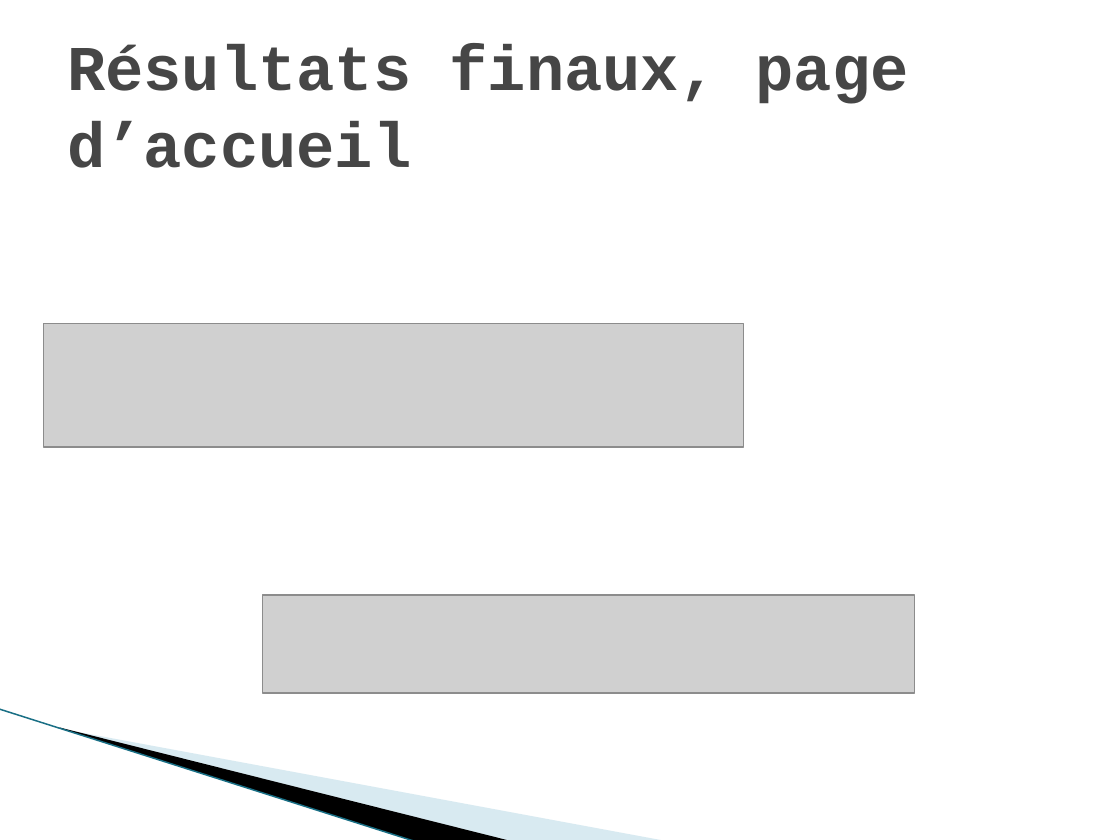
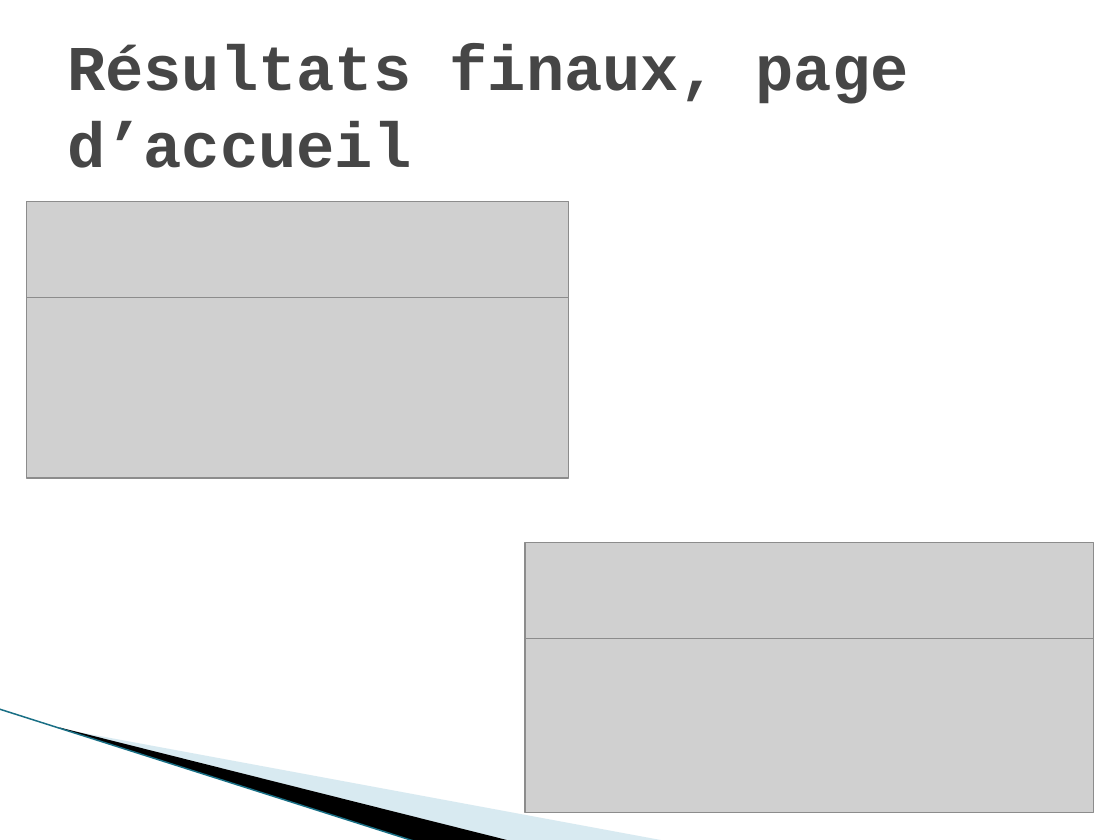
Before and after one commit to gwenaelgressier/GwenaelGressier_04_28022022, a slide deck: slide 21 of Rapport audit.pptx (slide 23 before the commit). Drawn at 1120x840 pixels with LibreOffice and Linux fonts; fonts in the diff are those of the drawing; grey boxes stand for pictures; background and template pictures are left out. Boxes give left, top, right and bottom in pixels: in the first picture for what was removed or moved away, otherwise in the second. Text is boxed around its words. In the diff, an @@ line names an element or a change of style, - is before the commit and + after.

```diff
--- a/Rapport audit.pptx
+++ b/Rapport audit.pptx
@@ picture: place and size @@
-picture at <box>44,324,744,447</box>
+picture at <box>26,202,568,298</box>
@@ picture added at <box>26,298,568,478</box> @@
@@ picture added at <box>525,542,1094,640</box> @@
@@ picture removed at <box>262,595,914,693</box> @@
@@ picture added at <box>525,638,1094,812</box> @@
```
Also in this commit, not shown: 11 other slides changed, 2 slides removed, 2 other files.
